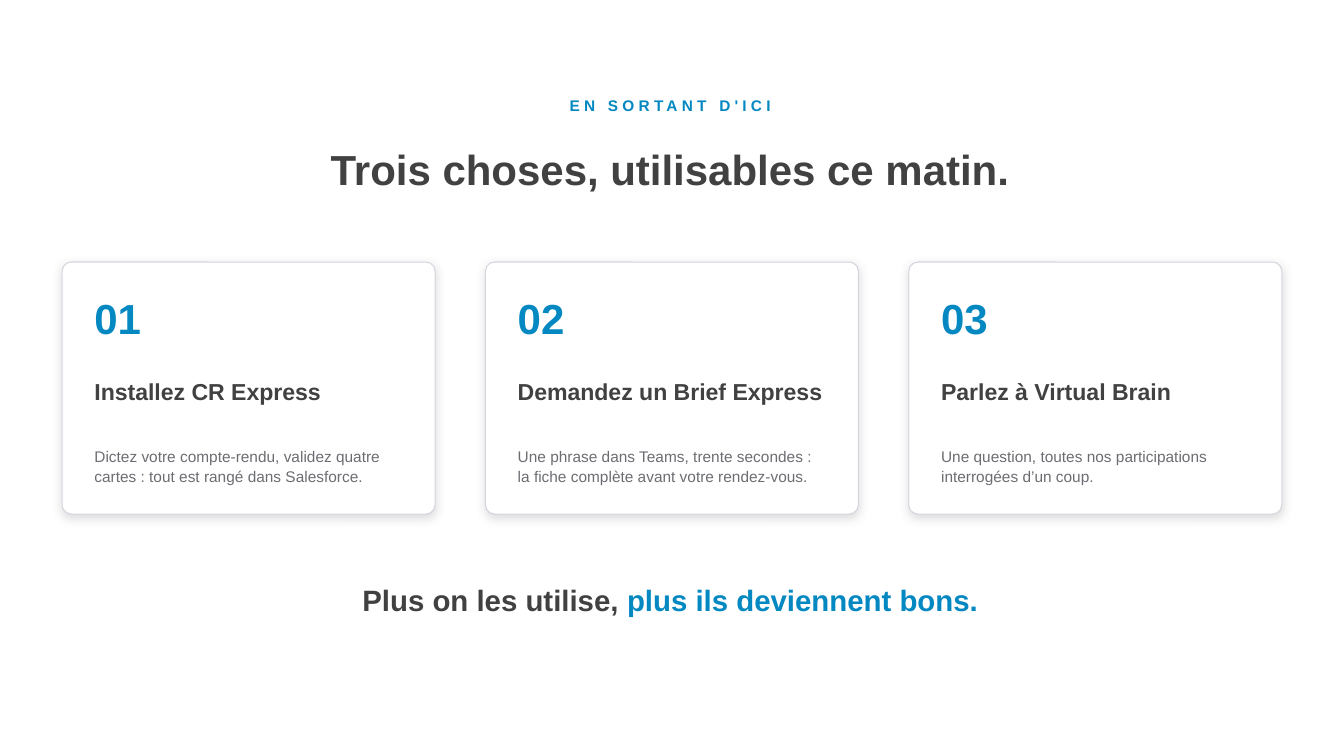
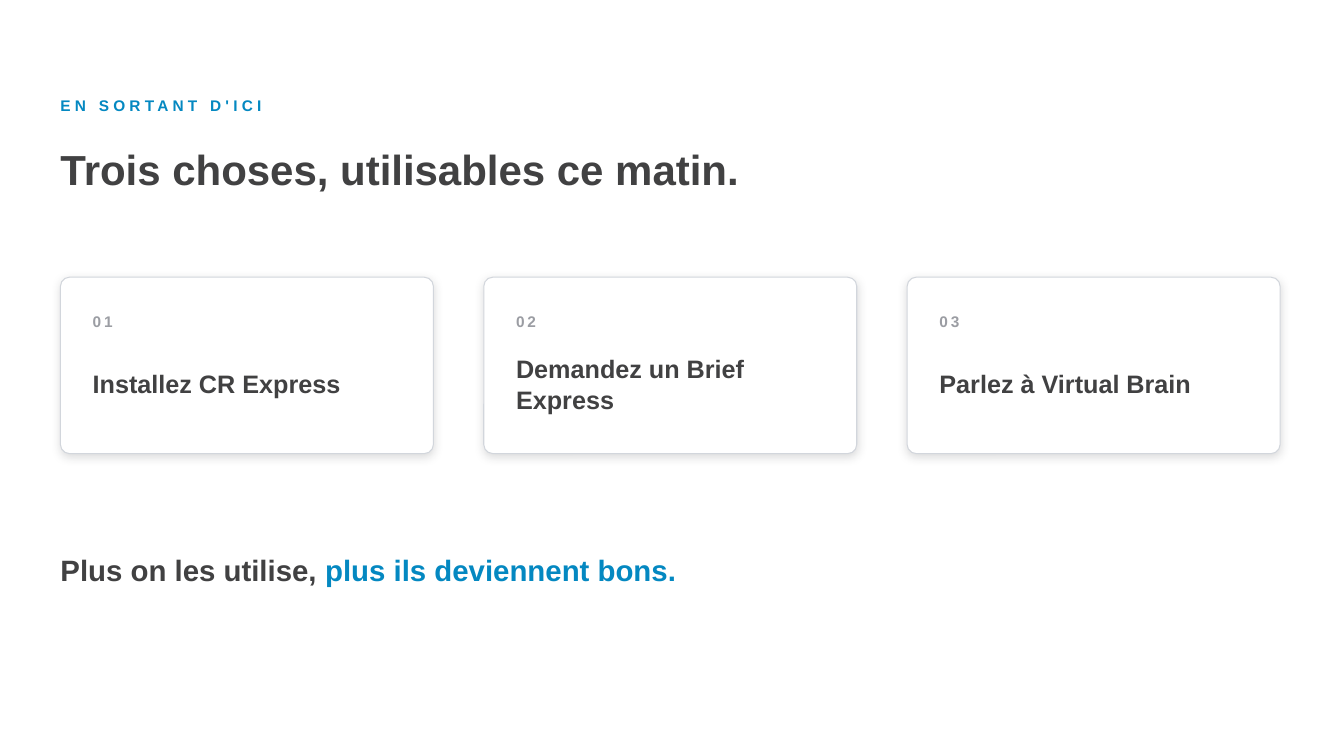
Before and after one commit to felixuniversityca-svg/task-dashboard, a slide deck: slide 49 of LIA-concretement-CC-anime.pptx. Drawn at 1344x756 pixels with LibreOffice and Linux fonts; fonts in the diff are those of the drawing. Boxes give left, top, right and bottom in pixels: in the first picture for what was removed or moved away, otherwise in the second. Text is boxed around its words. In the diff, an @@ line names an element or a change of style, - is before the commit and + after.

```diff
--- a/LIA-concretement-CC-anime.pptx
+++ b/LIA-concretement-CC-anime.pptx
@@ rounded rectangle: place and size @@
-rounded rectangle at (63, 262, 436, 514)
+rounded rectangle at (60, 277, 434, 454)
@@ rounded rectangle: place and size @@
-rounded rectangle at (486, 262, 859, 514)
+rounded rectangle at (484, 277, 857, 454)
@@ proportions changed in 3 elements at (60, 277, 434, 454), (484, 277, 857, 454), (907, 277, 1280, 454) @@
@@ rounded rectangle: place and size @@
-rounded rectangle at (909, 262, 1282, 514)
+rounded rectangle at (907, 277, 1280, 454)
@@ text "01": place and size @@
-text "01" at (94, 304, 141, 335)
+text "01" at (93, 316, 113, 327)
@@ text "02": place and size @@
-text "02" at (518, 304, 565, 335)
+text "02" at (516, 316, 536, 327)
@@ size 30 to 11 pt, text colour #0488C1 to #9B9DA3, letter spacing 0 to 2 pt in 3 elements at (93, 316, 113, 327), (516, 316, 536, 327), (939, 316, 959, 327) @@
@@ text "03": place and size @@
-text "03" at (941, 304, 988, 335)
+text "03" at (939, 316, 959, 327)
@@ text "Installez CR Express": place and size @@
-text "Installez CR Express" at (94, 383, 321, 405)
+text "Installez CR Express" at (93, 374, 340, 399)
@@ text "Demandez un Brief Express": place and size @@
-text "Demandez un Brief Express" at (518, 383, 823, 405)
+text "Demandez un Brief Express" at (516, 359, 744, 415)
@@ size 16.5 to 18 pt; line spacing 20pt to 22pt in 3 elements at (93, 374, 340, 399), (516, 359, 744, 415), (939, 374, 1190, 394) @@
@@ text "Parlez à Virtual Brain": place and size @@
-text "Parlez à Virtual Brain" at (941, 383, 1171, 400)
+text "Parlez à Virtual Brain" at (939, 374, 1190, 394)
@@ text removed at (94, 451, 380, 485) @@
-Dictez votre compte-rendu, validez quatre cartes : tout est rangé dans Salesforce.
@@ text removed at (518, 451, 807, 485) @@
-Une phrase dans Teams, trente secondes : la fiche complète avant votre rendez-vous.
@@ text removed at (941, 451, 1207, 485) @@
-Une question, toutes nos participations interrogées d’un coup.
@@ alignment centre to left in 3 elements at (210, 100, 221, 111), (60, 154, 739, 192), (60, 559, 676, 587) @@
@@ text "Plus on les utilise, plus ...": place and size @@
-text "Plus on les utilise, plus ..." at (362, 589, 978, 617)
+text "Plus on les utilise, plus ..." at (60, 559, 676, 587)
```
Also in this commit, not shown: 36 other slides changed.
